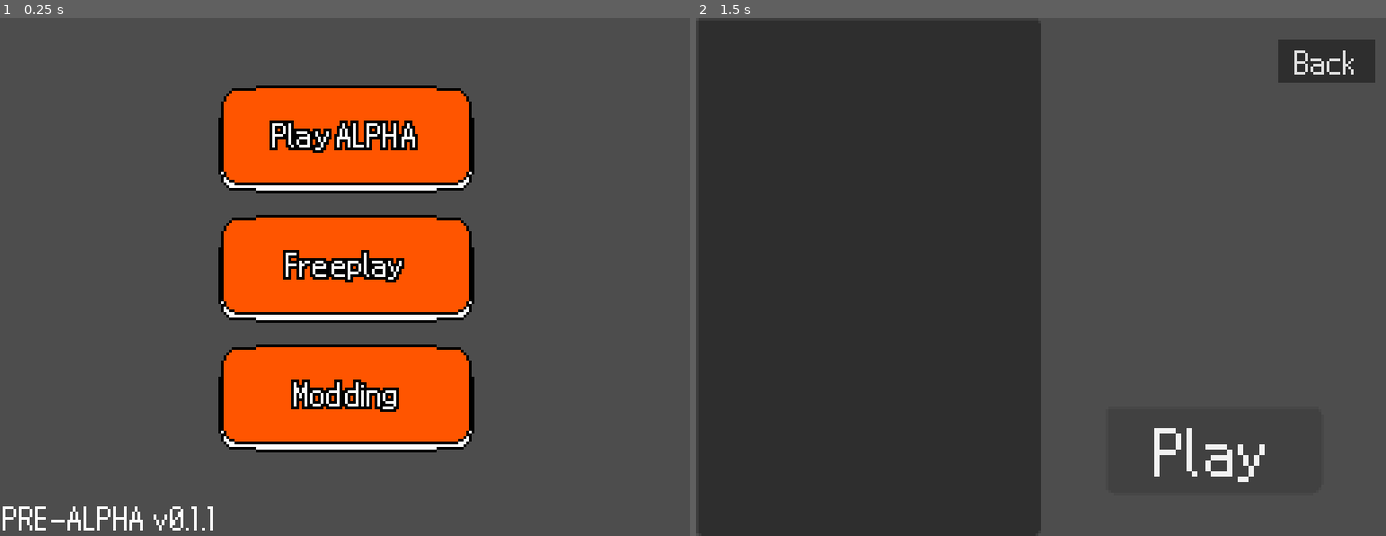
Above: before the commit, frames 1-2 (left to right).
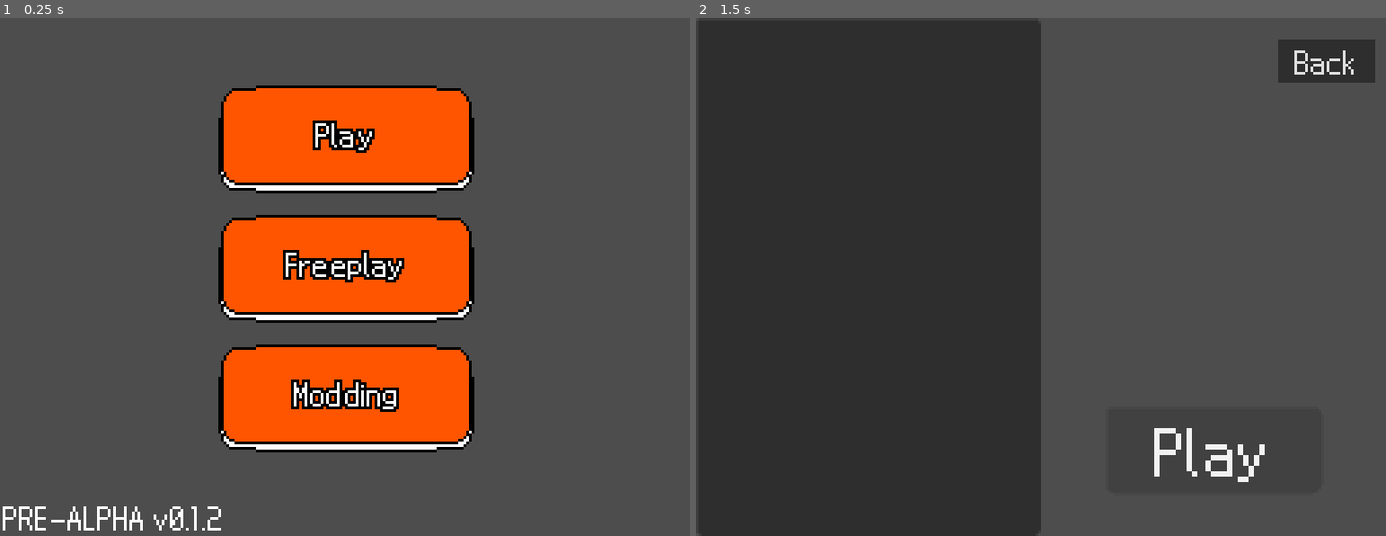
Above: after the commit, the same moments.

Repository: MrPL02/Flip-the-Clip
Game: Godot game, scene res://scenes/main_menu.tscn
Two runs of this game, one before a commit and one after it. Both use one fixed random seed, a clock stepped at 60 frames per second and the inputs below. Sound files missing from this copy of the repository are replaced by a short silence.
Inputs:
- Up to frame 1 (0.25 s): no input
- Up to frame 2 (1.5 s): click "Freeplay" at 0.5 s; click "Play" at 1.25 s

The runs differ from the first frame. In frame 1, 1.0% of the frame differs, in the area x 30-61%, y 19-99%; in frame 2, nothing differs.

Commit message:
PRE-ALPHA 0.1.2
- Made so getting a game over doesn't softlock the player.
- Added a microgame example.
- Deleted some unused code and outdated comments.

Diff:
--- a/scenes/freeplay.tscn
+++ b/scenes/freeplay.tscn
@@ -10,6 +10,8 @@
 anchors_preset = 15
 anchor_right = 1.0
 anchor_bottom = 1.0
+grow_horizontal = 2
+grow_vertical = 2
 theme = ExtResource("1_a0mmr")
 script = ExtResource("1_ajjso")
 
--- a/scenes/main_menu.tscn
+++ b/scenes/main_menu.tscn
@@ -28,7 +28,7 @@
 offset_top = 24.0
 offset_right = 177.0
 offset_bottom = 64.0
-text = "Play ALPHA"
+text = "Play"
 script = ExtResource("1_vll2t")
 color = Color(1, 0.490196, 0, 1)
 
--- a/scenes/playstate.tscn
+++ b/scenes/playstate.tscn
@@ -1,12 +1,13 @@
-[gd_scene load_steps=22 format=3 uid="uid://dwwlnoc5d3onc"]
-
-[ext_resource type="Texture2D" uid="uid://drijbstu46eg" path="res://sprites/placeholderface.png" id="1"]
+[gd_scene load_steps=24 format=3 uid="uid://dwwlnoc5d3onc"]
+
+[ext_resource type="Texture2D" uid="uid://ds51d62nuqgbt" path="res://sprites/placeholderface.png" id="1"]
 [ext_resource type="Script" path="res://scripts/playstate.gd" id="1_5aebv"]
 [ext_resource type="Material" uid="uid://crsssopeoektn" path="res://materials/color_limiter.tres" id="1_qtnqo"]
 [ext_resource type="AudioStream" uid="uid://c5tv81d6ugmyw" path="res://sounds/round_lose.ogg" id="2_1kbv7"]
 [ext_resource type="Texture2D" uid="uid://c6bvc5xm605so" path="res://sprites/bordertest.png" id="2_5av2n"]
 [ext_resource type="AudioStream" uid="uid://oyhvovobt71k" path="res://sounds/start_round.ogg" id="2_ulkrq"]
 [ext_resource type="FontFile" uid="uid://c3ixggxuaqm1l" path="res://fonts/Nintendo-DS-BIOS.ttf" id="3_np0nt"]
+[ext_resource type="AudioStream" uid="uid://cgm45mie2a846" path="res://sounds/game_over.ogg" id="3_ockef"]
 [ext_resource type="AudioStream" uid="uid://dud80isaufqxh" path="res://sounds/start_game.ogg" id="3_p6047"]
 [ext_resource type="AudioStream" uid="uid://cfaeb4d17bleg" path="res://sounds/round_win.ogg" id="5_1m6ow"]
 [ext_resource type="AudioStream" uid="uid://t321f1mudxm1" path="res://sounds/speedup.ogg" id="6_ge7ex"]
@@ -256,9 +257,28 @@
 "times": PackedFloat32Array(0)
 }
 
+[sub_resource type="Animation" id="Animation_gggvc"]
+resource_name = "game_over"
+length = 4.0
+tracks/0/type = "audio"
+tracks/0/imported = false
+tracks/0/enabled = true
+tracks/0/path = NodePath("AudioStreamPlayer")
+tracks/0/interp = 1
+tracks/0/loop_wrap = true
+tracks/0/keys = {
+"clips": [{
+"end_offset": 0.0,
+"start_offset": 0.0,
+"stream": ExtResource("3_ockef")
+}],
+"times": PackedFloat32Array(0)
+}
+
 [sub_resource type="AnimationLibrary" id="AnimationLibrary_d7it0"]
 _data = {
 "end_micro": SubResource("Animation_dcxvg"),
+"game_over": SubResource("Animation_gggvc"),
 "lose": SubResource("Animation_vtrgo"),
 "ready": SubResource("Animation_4782j"),
 "start": SubResource("Animation_jfctm"),
@@ -272,7 +292,7 @@
 script = ExtResource("1_5aebv")
 
 [node name="AudioStreamPlayer" type="AudioStreamPlayer" parent="."]
-stream = ExtResource("2_ulkrq")
+stream = ExtResource("3_ockef")
 
 [node name="AnimationPlayer" type="AnimationPlayer" parent="."]
 libraries = {
--- a/scripts/freeplay.gd
+++ b/scripts/freeplay.gd
@@ -8,9 +8,9 @@
 
 
 func _ready():
+	Game.reload_microgames()
 	$BackButton.pressed.connect(go_back)
 	$StartButton.pressed.connect(_start_pratice)
-	Game.reload_microgames()
 	for i in Game.microgames_data:
 		var index:int = 0
 		for j in Game.microgames_data[i]:
@@ -27,10 +27,6 @@
 	for i in item_list.get_selected_items():
 		var id:Array = data[i].split("|")
 		id[1] = int(id[1])
-
-#		print(id[1],"/",Game.microgames_data[id[0]].size()-1)
-#		print(Game.microgames_data[id[0]])
-
 		var n_data:Dictionary = Game.microgames_data[id[0]][id[1]]
 		hint_label.text = n_data.hint
 
--- a/scripts/global/game.gd
+++ b/scripts/global/game.gd
@@ -2,13 +2,13 @@
 
 const WINDOW_SIZE_DEFAULT = Vector2i(256,192)
 const MICROGAMES_FOLDERS = ["res://microgames","user://microgames"]
-const VER_TEXT = "PRE-ALPHA v0.1.1"
+const VER_TEXT = "PRE-ALPHA v0.1.2"
 
 @onready var window:Window = get_viewport()
 @onready var base_script = preload("res://scripts/base_microgame.gd")
 
 
-var window_position:Vector2 = Vector2.ZERO # Position relative to the current screen. This gives up preccision for compatibility.
+var window_position:Vector2 = Vector2.ZERO
 var microgames_data:Dictionary = {}
 var microgames:Array = []
 var audio_created:Array = [[],[]]
--- a/scripts/main_menu.gd
+++ b/scripts/main_menu.gd
@@ -2,6 +2,7 @@
 
 
 func _ready():
+	Game.reload_microgames()
 	$VersionLabel.text = Game.VER_TEXT
 	$PMenuButton1.pressed.connect(_on_game_start)
 	$PMenuButton2.pressed.connect(_on_free_start)
--- a/scripts/microgame_maker.gd
+++ b/scripts/microgame_maker.gd
@@ -49,7 +49,6 @@
 
 func _notification(what):
 	if what == 1006:
-		#OS.alert("You need to close the main window to close the modding window.", "Alert!")
 		set_process(false)
 		if is_instance_valid(microgame):
 			microgame.queue_free()
@@ -94,7 +93,6 @@
 	}
 	return dict
 
-
 # MICROGAME FILE SYSTEM: (V = Done)
 #V script (String, Multiline) The microgame code writen on GDScript.
 #V textures (Dictonary) List of used textures data.
@@ -103,19 +101,12 @@
 #V hint (String) Hint about the microgame goal.
 #V tags (PackedStringArray) Used to separate microgames.
 
-
-# Use MusicManager.set_bpm(float) or set_sound_bpm(String, float) to change the BPM.
-
 # win() -> void - Setting did_win to True with a SFX. Has no effect if lose() has been called frist
 # lose() -> void - Setting did_win to False with a SFX. Has no effect if win() has been called frist.
 
 # VARIABLES MICROGAME
 # time_left (int, defaults to 5) Time left on the microgame on beats. If is -1 the microgame will never end. The ingame timer only uptades each beat.
 # did_win (bool, defaults to False) If the player did actually win. If you don't want the player to wait set time_left to 0.
-
-# EXTRAS
-# Make the default MicrogameControler script.
-# Add a mini wiki.
 
 func save_microgame() -> void:
 	if save_button.disabled: return
@@ -127,14 +118,12 @@
 		var data:Dictionary = get_data()
 		file.store_var(data)
 		print("File %s saved!"%file_name)
-#		print(data)
 
 func load_microgame() -> void:
 	var file_name:String = microgame_name.text+".mgame"
 	var file = FileAccess.open_compressed("user://microgames/"+file_name,FileAccess.READ,FileAccess.COMPRESSION_ZSTD)
 	if FileAccess.file_exists("user://microgames/"+file_name):
 		var data = file.get_var()
-#		print("load ",data)
 		nuke_file()
 		for i in data:
 			match i:
@@ -148,8 +137,6 @@
 				"sounds":
 					sound_data = data[i]
 					for y in sound_data:
-#						var stream = AudioStreamMP3.new()
-#						stream.data = sound_data[y]
 						sound_list.add_item(y)
 					sound_list.sort_items_by_text()
 				"script":
@@ -192,8 +179,6 @@
 			for i in file_buttons.get_children():
 				var disabled:bool = texture_list.get_selected_items().size()==0
 				i.visible = !disabled
-#				if i is LineEdit: i.editable = !disabled
-#				else: i.disabled = disabled
 		"Sounds":
 			drag_label.text = "Drag .mp3 files here\nto add sounds!"
 			drag_label.visible = sound_data.size()==0
@@ -201,8 +186,6 @@
 			for i in file_buttons.get_children():
 				var disabled:bool = sound_list.get_selected_items().size()==0
 				i.visible = !disabled
-#				if i is LineEdit: i.editable = !disabled
-#				else: i.disabled = disabled
 
 const IGNORE_PROP = ["microgame_data","_import_path","Built-in script","Node","scene_file_path","SubViewport","Physics","Audio Listener","Canvas Items","Variable Rate Shading","Process","Render Target","Positional Shadow Atlas","SDF","GUI","Editor Description"]
 func update_debug() -> void:
@@ -213,23 +196,6 @@
 			if i.name in IGNORE_PROP: continue
 			debug_label.text += "%s(%s): %s\n"%[i.name, str(i.type), str(microgame.get(i.name))]
 
-#func _input(event):
-#	if event is InputEventKey:
-#		if event.pressed and not event.echo:
-#			match tab_cont.get_tab_title(tab_cont.current_tab):
-#				"Images":
-#					var items:PackedInt32Array = texture_list.get_selected_items()
-#					if event.keycode == KEY_DELETE and items!=PackedInt32Array([]):
-#						for i in items:
-#							texture_data.erase(texture_list.get_item_text(i))
-#							texture_list.remove_item(i)
-#				"Sounds":
-#					var items:PackedInt32Array = sound_list.get_selected_items()
-#					if event.keycode == KEY_DELETE and items!=PackedInt32Array([]):
-#						for i in items:
-#							sound_data.erase(sound_list.get_item_text(i))
-#							sound_list.remove_item(i)
-
 func item_selected(index:int) -> void:
 	match selected_tab:
 		"Images":
--- a/scripts/playstate.gd
+++ b/scripts/playstate.gd
@@ -16,9 +16,8 @@
 	CUSTOM_TEST, # Example of a custom state. It doesn't do anything but is here.
 }
 
-const OVERWRTITE_STATES = [ # States that doesn't call on_music_end EVER.
+const OVERWRTITE_STATES = [ # States that doesn't call on_state_end EVER.
 	States.PLAYING,
-	States.GAME_OVER,
 	States.NONE,
 ]
 
@@ -45,9 +44,8 @@
 
 
 func _ready():
-#	MusicManager.on_end.connect(on_music_end)
-#	audio_player.finished.connect(on_state_end)
-	anim_play.animation_finished.connect(on_state_end)
+	Game.reload_microgames()
+	anim_play.animation_finished.connect(_on_state_end)
 	set_state(States.STARTING)
 	Engine.time_scale = 1.0
 	if freeplay:
@@ -55,8 +53,8 @@
 
 
 func _process(_delta):
+	info_label.text = "Speed: x%f\nScore: %d\nLifes: %d\nState: %d"%[Engine.time_scale,score,lifes,state]
 	micro_container.process_mode = Node.PROCESS_MODE_INHERIT if state == States.PLAYING else Node.PROCESS_MODE_DISABLED
-	info_label.text = "Speed: x%f\nScore: %d\nLifes: %d\nState: %d"%[Engine.time_scale,score,lifes,state]
 	audio_player.pitch_scale = Engine.time_scale
 #	anim_play.playback_speed = Game.speed_scale
 #	if freeplay: times_speed_up = 0
@@ -66,7 +64,7 @@
 				set_state(States.MICRO_END)
 
 
-func on_state_end(_a):
+func _on_state_end(_a):
 	if state in OVERWRTITE_STATES: return
 	print("end state ",state)
 
@@ -76,6 +74,12 @@
 		States.MICRO_END:
 			if is_instance_valid(microgame_scene): microgame_scene.queue_free()
 			set_state(States.WIN if did_won else States.LOSE)
+		States.GAME_OVER:
+			if freeplay:
+				get_node("/root/Freeplay").visible = true
+				queue_free()
+			else:
+				get_tree().change_scene_to_file("res://scenes/main_menu.tscn")
 		_:
 			set_state(States.GAME_OVER if lifes == 0 else States.WARN_SPEED if must_speed_up else States.READY)
 
@@ -101,15 +105,11 @@
 	return mg
 
 func set_state(id:int) -> void:
-#	MusicManager.pitch_scale = 1.7
 #	var prev_state:int = state
 	state = id
 	match id:
 		States.STARTING:
 			anim_play.play("start")
-#			MusicManager.play_music(preload("res://sounds/start_game.ogg"))
-#			audio_player.stream = preload("res://sounds/start_game.ogg")
-#			audio_player.play()
 
 		States.READY:
 			if not freeplay:
@@ -141,9 +141,7 @@
 			if is_instance_valid(microgame_scene):
 				microgame_scene.queue_free()
 				$Things/StaticRect.visible = true
-#			MusicManager.play_music(preload("res://sounds/game_over.ogg"))
-			audio_player.stream = preload("res://sounds/game_over.ogg")
-			audio_player.play()
+			anim_play.play("game_over")
 
 		States.PLAYING:
 			print("starting microgame")
Not shown, added: microgames/TestMicrogame.mgame
